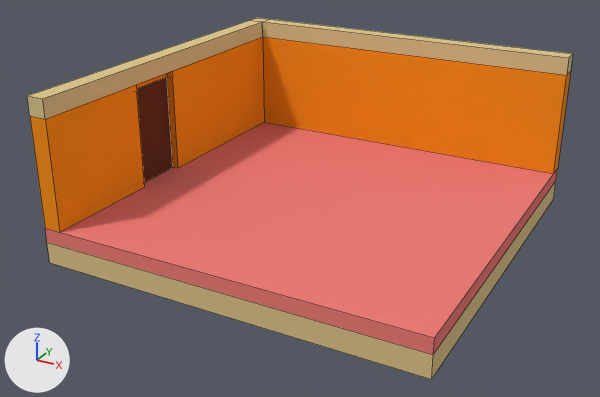
The Blender file resource-projects/3d-models/room/room.blend: old version first, new version second.
Before and after are seen from a 50 mm camera at (4.73, -9.34, 4.62) aimed at (-0.28, -0.24, 0.07). The axes (+X, +Y, +Z) are drawn at lower left. The lights are the same throughout. Mesh edges are drawn as thin lines.

The first picture shows 'Carpet', 'Ceiling', 'Door', 'Floor', 'Wall'.
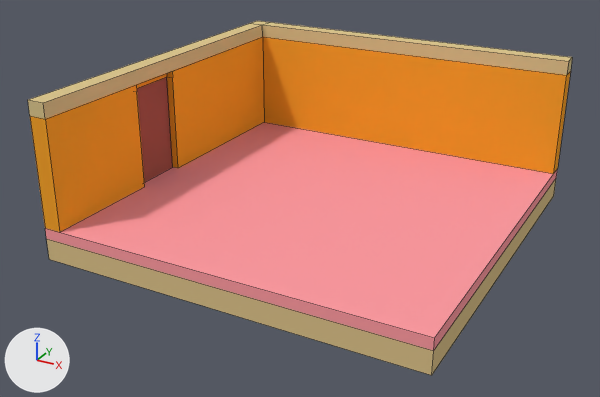
Boxes (x1, y1, x2, y2) around the edits, measured in the pictures (600 x 397 px):
'Carpet', recoloured
    both: (45, 122, 557, 355)
'Floor', moved
    before: (47, 181, 556, 380)
    after: (47, 179, 556, 375)
'Ceiling', mesh rescaled
    before: (27, 18, 573, 119)
    after: (28, 21, 572, 119)
'Door', recoloured
    both: (137, 77, 173, 182)

The change, as a diff of the scene's bpy script:
```diff
--- a/resource-projects/3d-models/room/room.blend.py
+++ b/resource-projects/3d-models/room/room.blend.py
@@ mat_door @@
 mat_door = diffuse_material('Door')
-mat_door.base_color = (0.142, 0.0399, 0.0212)  # brown #693828
+mat_door.base_color = (0.384, 0.107, 0.0832)  # brown #a75c51
@@ mat_carpet @@
 mat_carpet = diffuse_material('Carpet')
-mat_carpet.base_color = (0.855, 0.209, 0.188)  # pink #ee7e78
+mat_carpet.base_color = (1.0, 0.333, 0.365)  # pink #ff9ca3
@@ me_立方体_005 @@
 me_立方体_005.from_pydata(...)  # 16 vertices, 14 faces; spans x -0.1..5.15, y -5.15..0.1, z -0.1..0.15
 # used by ob_ceiling; location = (-2.65, 2.65, 1.6)
+# me_立方体_005 part 1: the whole mesh is scaled about its middle by (1, 1, 0.8), then moved by (0.0, 0.0, -0.02)
 me_立方体_005.materials.append(mat_ceiling)
@@ ob_floor @@
 ob_floor = bpy.data.objects.new('Floor', me_立方体_001)
-ob_floor.location = (0.0, 0.0, -0.2)
+ob_floor.location = (0.0, 0.0, -0.15)
```
